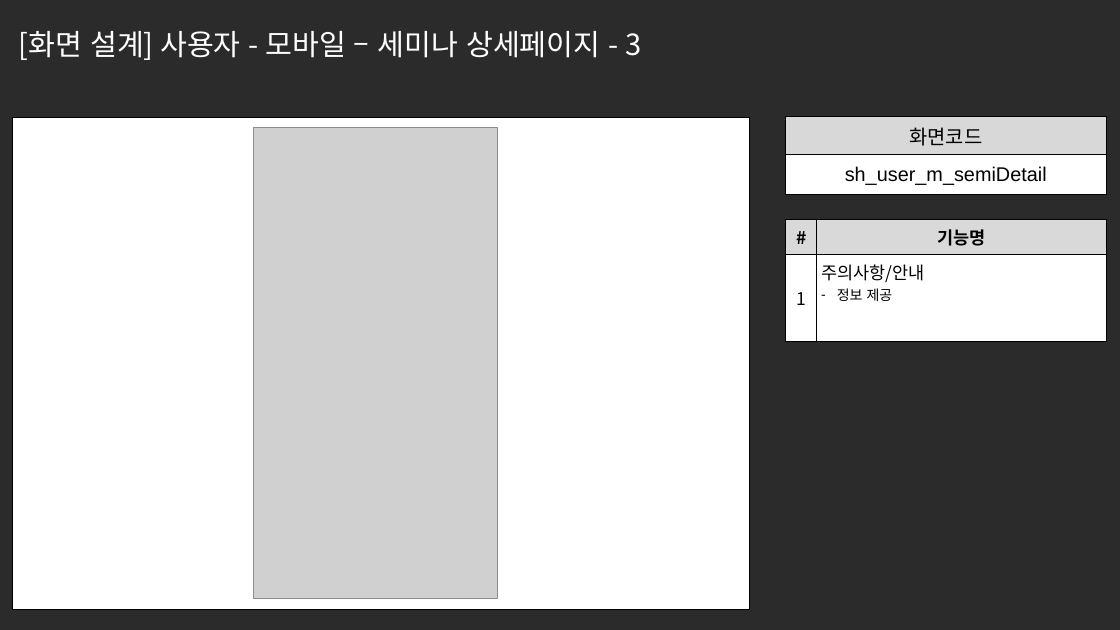
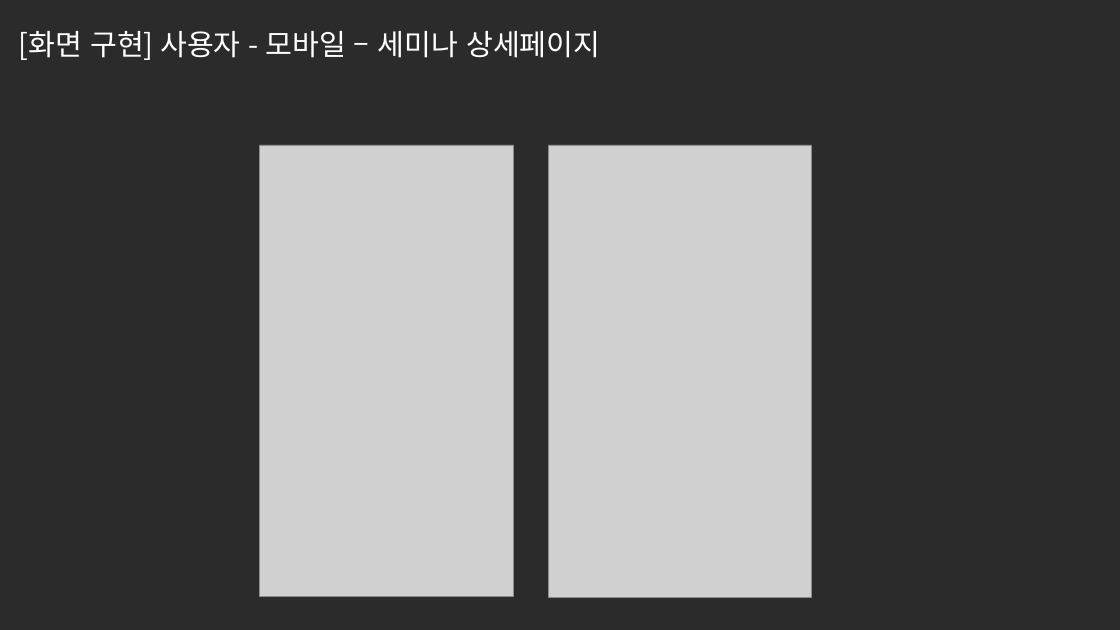
Before and after one commit to ezenteam2/e-Zone, a slide deck: slide 27 of 0 발표용 파워포인트/project05 - 파워포인트 종합 - 서희.pptx (slide 12 before the commit). Drawn at 1120x630 pixels with LibreOffice and Linux fonts; fonts in the diff are those of the drawing; grey boxes stand for pictures; background and template pictures are left out; a plain dark background stands for a picture behind light text. Boxes give left, top, right and bottom in pixels: in the first picture for what was removed or moved away, otherwise in the second. Text is boxed around its words. In the diff, an @@ line names an element or a change of style, - is before the commit and + after.

```diff
--- a/0 발표용 파워포인트/project05 - 파워포인트 종합 - 서희.pptx
+++ b/0 발표용 파워포인트/project05 - 파워포인트 종합 - 서희.pptx
@@ text at bbox=[19, 31, 600, 60]: text changed @@
-[화면 설계] 사용자 - 모바일 – 세미나 상세페이지 - 3
+[화면 구현] 사용자 - 모바일 – 세미나 상세페이지
@@ table removed at bbox=[12, 118, 749, 609], 1 rows, 1 columns @@
-
@@ table removed at bbox=[786, 117, 1107, 195], 2 rows, 1 columns @@
-화면코드
-sh_user_m_semiDetail
@@ picture: place and size @@
-picture at bbox=[254, 128, 497, 598]
+picture at bbox=[260, 145, 514, 597]
@@ picture added at bbox=[549, 145, 811, 598] @@
@@ table removed at bbox=[786, 220, 1106, 342], 2 rows, 2 columns @@
-# | 기능명
-1 | 주의사항/안내 / 정보 제공
```
Also in this commit, not shown: 2 other slides changed, 8 slides added, 3 slides removed, 17 other files.
